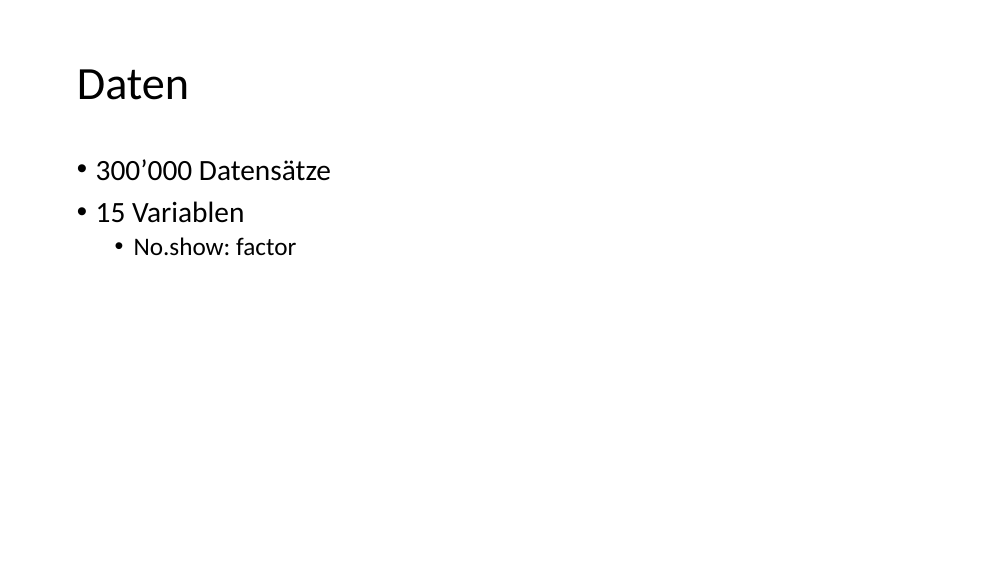
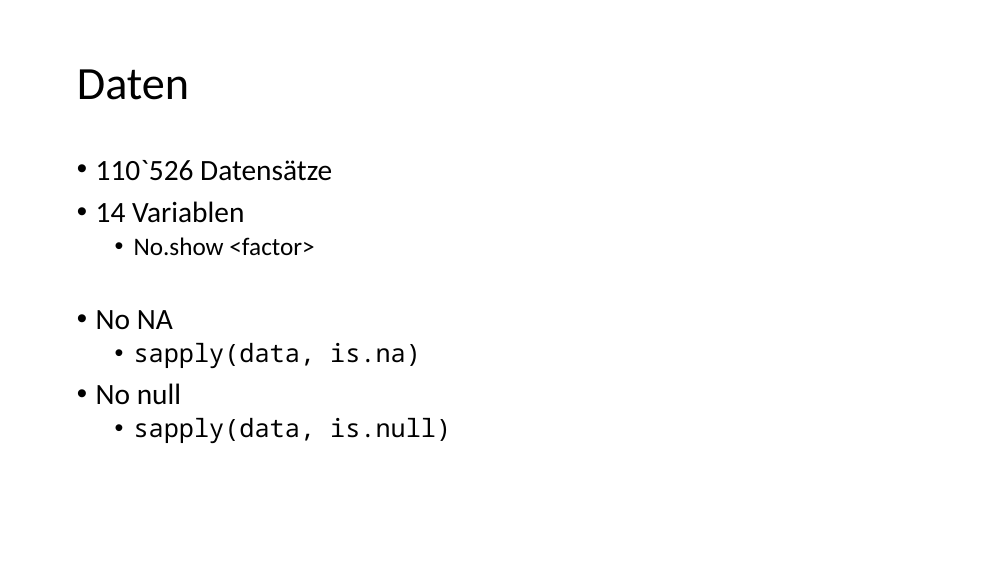
Before and after one commit to soldiervinz/BI_AppointmentShowUp, a slide deck: slide 2 of Medical Appointment No Shows.pptx. Drawn at 1008x567 pixels with LibreOffice and Linux fonts; fonts in the diff are those of the drawing. Boxes give left, top, right and bottom in pixels: in the first picture for what was removed or moved away, otherwise in the second. Text is boxed around its words. In the diff, an @@ line names an element or a change of style, - is before the commit and + after.

Commit message:
PPP Einführung und Clean up data

```diff
--- a/Medical Appointment No Shows.pptx
+++ b/Medical Appointment No Shows.pptx
@@ text at bbox=[96, 160, 451, 443]: text changed; size 28 to 24 pt @@
-• 300’000 Datensätze
-• 15 Variablen
-  • No.show: factor
+• 110`526 Datensätze
+• 14 Variablen
+  • No.show <factor>
+• No NA
+  • sapply(data, is.na)
+• No null
+  • sapply(data, is.null)
```
Also in this commit, not shown: 5 slides added.
